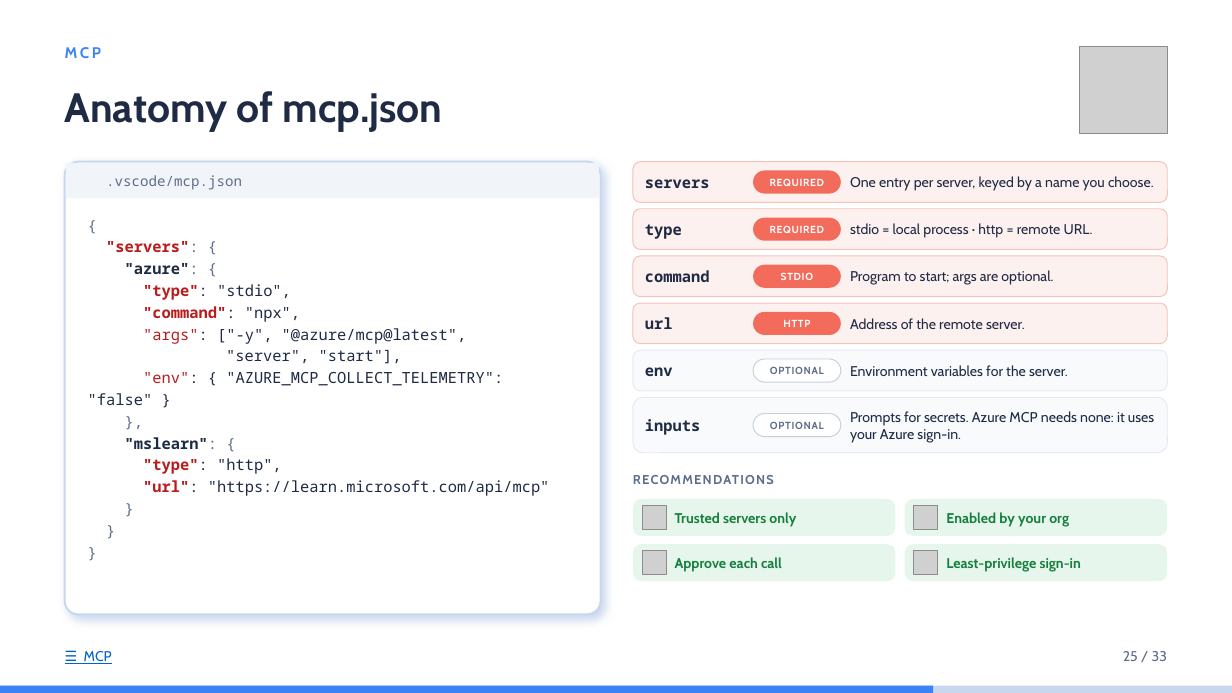
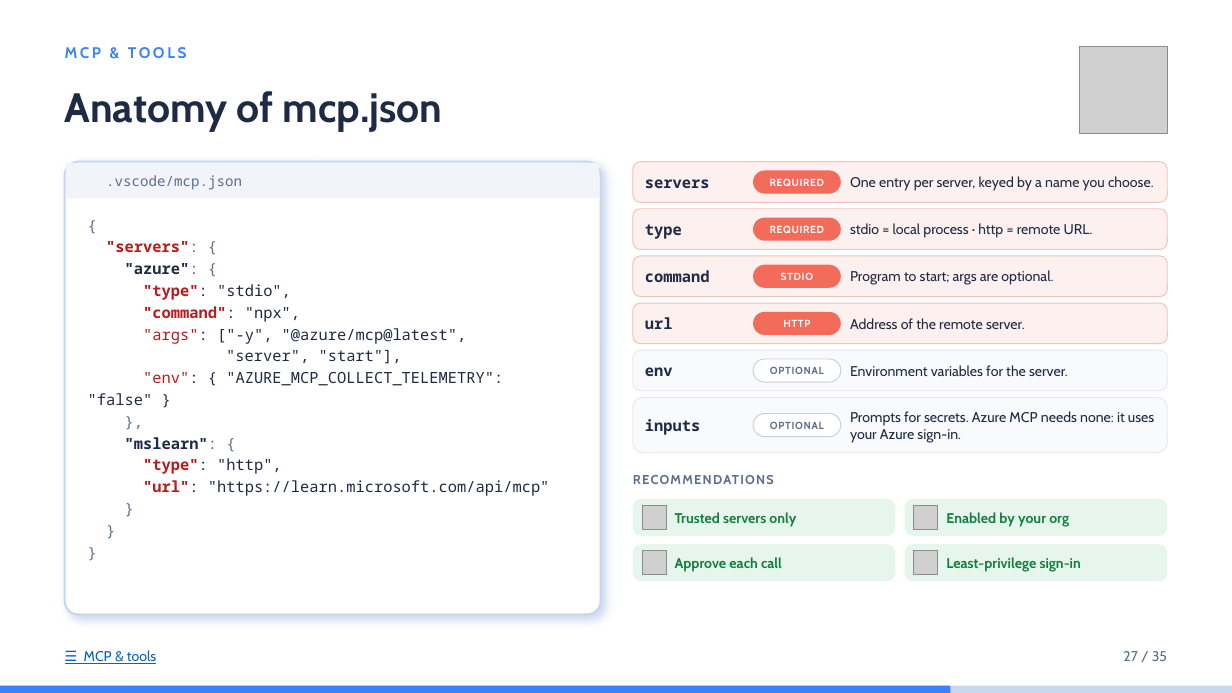
Before and after one commit to idoudist/ai-toolbox-presentation, a slide deck: slide 27 of hello-skills.pptx (slide 25 before the commit). Drawn at 1232x693 pixels with LibreOffice and Linux fonts; fonts in the diff are those of the drawing; grey boxes stand for pictures; background and template pictures are left out. Boxes give left, top, right and bottom in pixels: in the first picture for what was removed or moved away, otherwise in the second. Text is boxed around its words. In the diff, an @@ line names an element or a change of style, - is before the commit and + after.

```diff
--- a/hello-skills.pptx
+++ b/hello-skills.pptx
@@ text at (65, 47, 187, 58): text changed @@
-MCP
+MCP & TOOLS
@@ text at (84, 650, 156, 664): text changed @@
-☰ MCP
+☰ MCP & tools
@@ text at (1123, 651, 1167, 661): text changed @@
-25 / 33
+27 / 35
@@ rectangle: place and size @@
-rectangle at (0, 686, 933, 693)
+rectangle at (0, 686, 951, 693)
```
Also in this commit, not shown: 28 other slides changed, 2 slides added.
